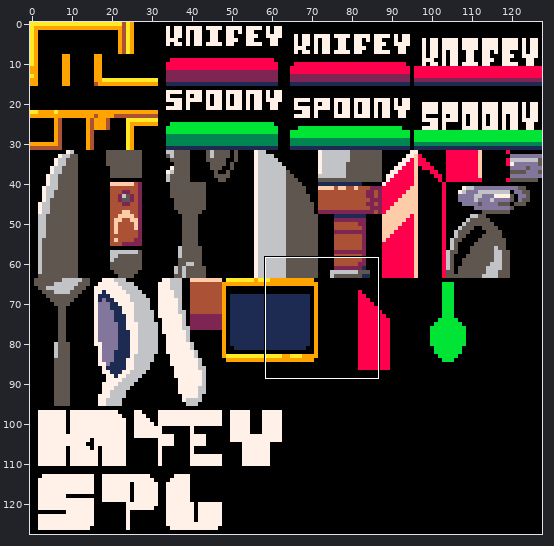
Edited in one commit: sprite sheet (spritesheet.png). The first picture is a wide view before the edit; the outline marks the close-up.
Close-up. Before:
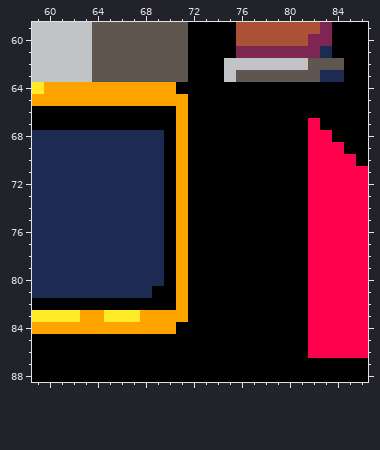
The file is 128x128 pixels. Shown: x 59..86, y 59..88.
Once edited:
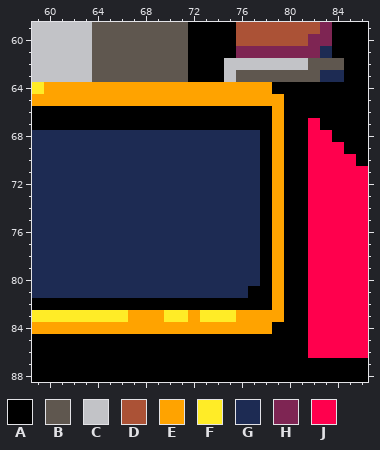
Palette (. is transparent): A #000000  B #5f574f  C #c2c3c7  D #ab5236  E #ffa300  F #ffec27  G #1d2b53  H #7e2553  J #ff004d
From old to new:
@@ x 59..86 @@
 63 CCCCCBBBBBBBBAAACBBBBBBBGGAA
-64 FEEEEEEEEEEEAAAAAAAAAAAAAAAA
-65 EEEEEEEEEEEEEAAAAAAAAAAAAAAA
-66 AAAAAAAAAAAAEAAAAAAAAAAAAAAA
-67 AAAAAAAAAAAAEAAAAAAAAAAJAAAA
-68 GGGGGGGGGGGAEAAAAAAAAAAJJAAA
-69 GGGGGGGGGGGAEAAAAAAAAAAJJJAA
-70 GGGGGGGGGGGAEAAAAAAAAAAJJJJA
-71 GGGGGGGGGGGAEAAAAAAAAAAJJJJJ
-72 GGGGGGGGGGGAEAAAAAAAAAAJJJJJ
-73 GGGGGGGGGGGAEAAAAAAAAAAJJJJJ
-74 GGGGGGGGGGGAEAAAAAAAAAAJJJJJ
-75 GGGGGGGGGGGAEAAAAAAAAAAJJJJJ
-76 GGGGGGGGGGGAEAAAAAAAAAAJJJJJ
-77 GGGGGGGGGGGAEAAAAAAAAAAJJJJJ
-78 GGGGGGGGGGGAEAAAAAAAAAAJJJJJ
-79 GGGGGGGGGGGAEAAAAAAAAAAJJJJJ
-80 GGGGGGGGGGGAEAAAAAAAAAAJJJJJ
-81 GGGGGGGGGGAAEAAAAAAAAAAJJJJJ
-82 AAAAAAAAAAAAEAAAAAAAAAAJJJJJ
-83 FFFFEEFFFEEEEAAAAAAAAAAJJJJJ
-84 EEEEEEEEEEEEAAAAAAAAAAAJJJJJ
+64 FEEEEEEEEEEEEEEEEEEEAAAAAAAA
+65 EEEEEEEEEEEEEEEEEEEEEAAAAAAA
+66 AAAAAAAAAAAAAAAAAAAAEAAAAAAA
+67 AAAAAAAAAAAAAAAAAAAAEAAJAAAA
+68 GGGGGGGGGGGGGGGGGGGAEAAJJAAA
+69 GGGGGGGGGGGGGGGGGGGAEAAJJJAA
+70 GGGGGGGGGGGGGGGGGGGAEAAJJJJA
+71 GGGGGGGGGGGGGGGGGGGAEAAJJJJJ
+72 GGGGGGGGGGGGGGGGGGGAEAAJJJJJ
+73 GGGGGGGGGGGGGGGGGGGAEAAJJJJJ
+74 GGGGGGGGGGGGGGGGGGGAEAAJJJJJ
+75 GGGGGGGGGGGGGGGGGGGAEAAJJJJJ
+76 GGGGGGGGGGGGGGGGGGGAEAAJJJJJ
+77 GGGGGGGGGGGGGGGGGGGAEAAJJJJJ
+78 GGGGGGGGGGGGGGGGGGGAEAAJJJJJ
+79 GGGGGGGGGGGGGGGGGGGAEAAJJJJJ
+80 GGGGGGGGGGGGGGGGGGGAEAAJJJJJ
+81 GGGGGGGGGGGGGGGGGGAAEAAJJJJJ
+82 AAAAAAAAAAAAAAAAAAAAEAAJJJJJ
+83 FFFFFFFFEEEFFEFFFEEEEAAJJJJJ
+84 EEEEEEEEEEEEEEEEEEEEAAAJJJJJ
 85 AAAAAAAAAAAAAAAAAAAAAAAJJJJJ
Where, in picture pixels (left, top, right, bottom), the same in both close-ups:
changed: (80, 82, 284, 334)
